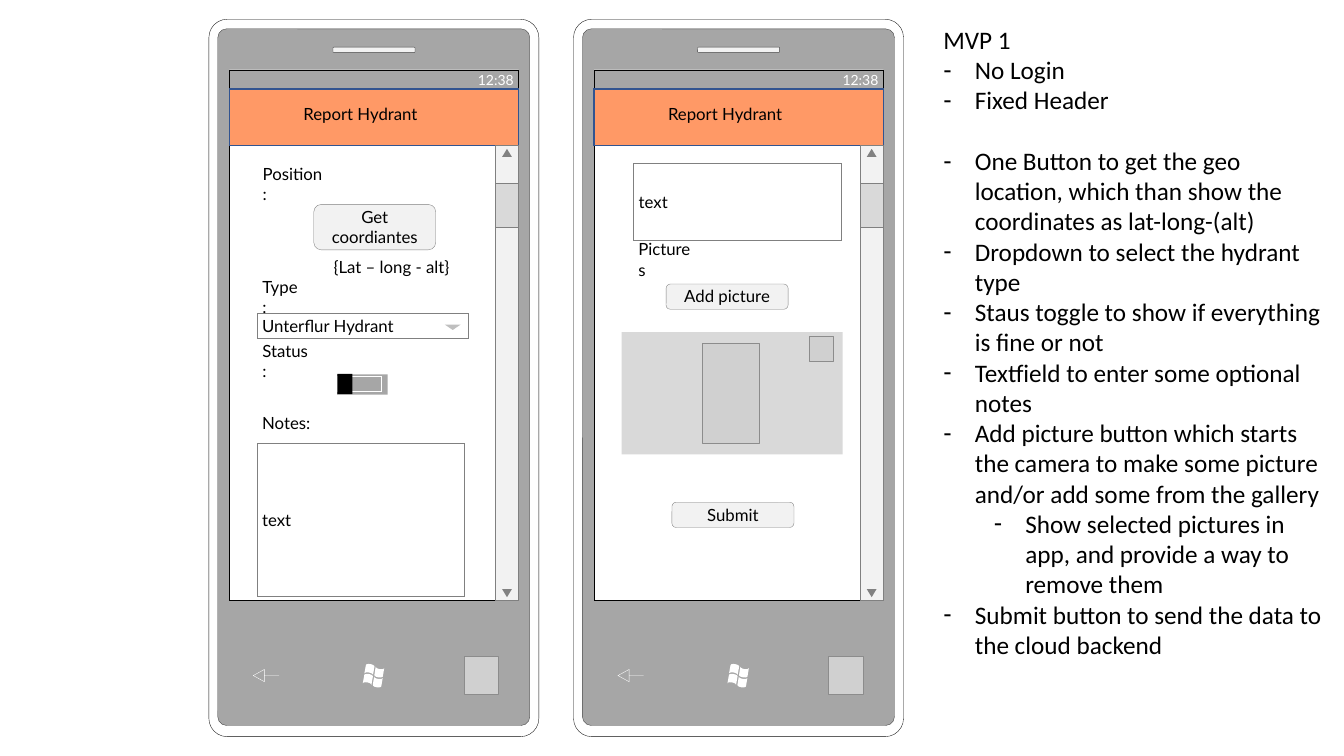
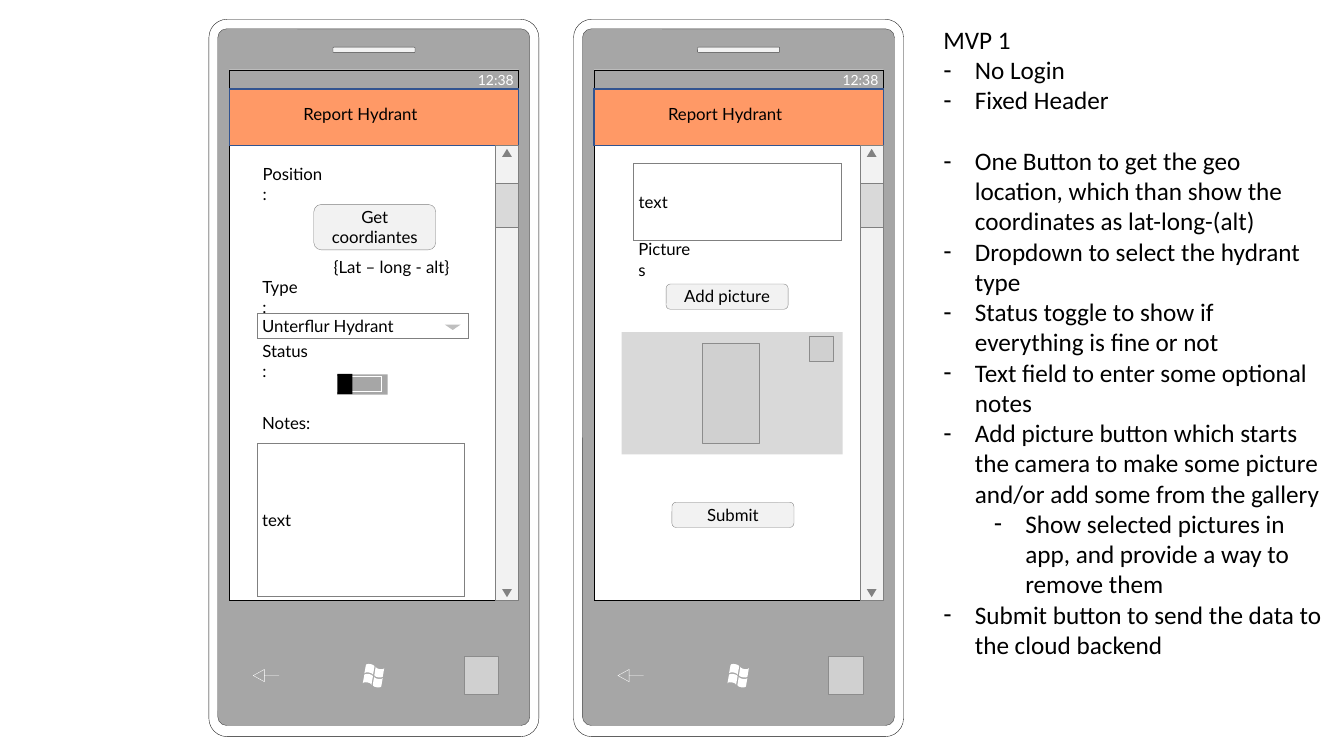
Before and after one commit to nampacx/HydrantReportingService, a slide deck: slide 2 of docs/Hydrant Reporting Service.pptx. Drawn at 1344x756 pixels with LibreOffice and Linux fonts; fonts in the diff are those of the drawing; grey boxes stand for pictures. Boxes give left, top, right and bottom in pixels: in the first picture for what was removed or moved away, otherwise in the second. Text is boxed around its words. In the diff, an @@ line names an element or a change of style, - is before the commit and + after.

```diff
--- a/docs/Hydrant Reporting Service.pptx
+++ b/docs/Hydrant Reporting Service.pptx
@@ text at (975, 303, 1307, 413): text changed @@
-– Staus toggle to show if everything is fine or not
-– Textfield to enter some optional notes
+– Status toggle to show if everything is fine or not
+– Text field to enter some optional notes
```
Also in this commit, not shown: 3 other slides changed, 7 other files.
